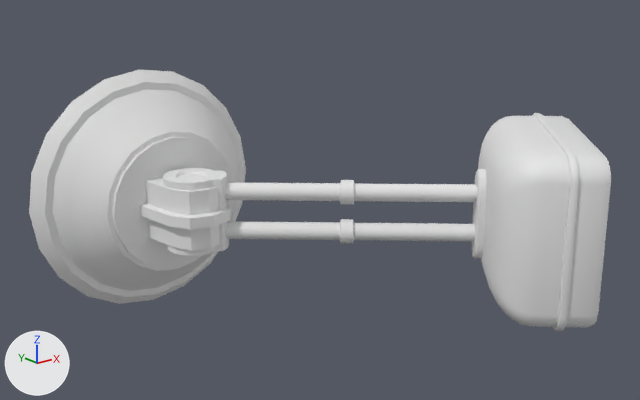
Two versions of the FBX model Assets/Art/EnviroAssets/LivingRoom/pantallaTasques/pantalla tasques.fbx, one commit apart.
One viewpoint serves both versions: a 50 mm camera at (-0.909, -1.003, 0.439) aimed at (-0.078, 0.035, 0.024). The axes (+X, +Y, +Z) are drawn at lower left. The lights are the same throughout. The first picture is the older version. Vertices at exactly the same position are counted once.
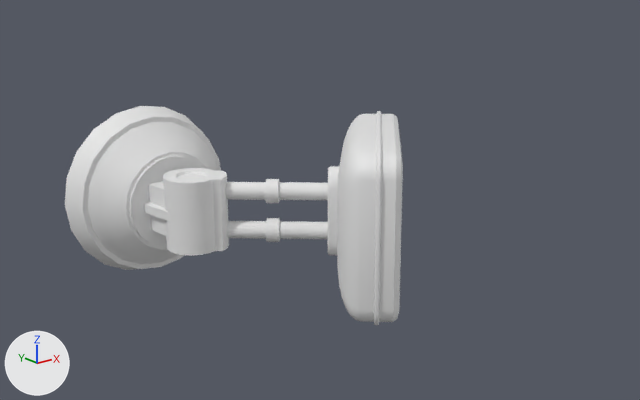
Where the change shows, as pixel boxes [x1, y1, x2, y2] in the pictures (640 x 400 px; the box of a moved part takes in the faces that stretch with it):
'Cube.003', reshaped (46% narrower)
    before: [163, 113, 611, 331]
    after: [163, 111, 403, 325]
'Cube.002', reshaped, rescaled (28% narrower, 30% shorter)
    before: [29, 69, 246, 304]
    after: [65, 106, 221, 270]
part 1 of me_cube_021, moved or reshaped
    before: [478, 113, 611, 331]
    after: [337, 111, 403, 325]
part 2 of me_cube_021, moved or reshaped
    before: [472, 169, 486, 259]
    after: [327, 166, 339, 255]
part 3 of me_cube_021, added
    after: [227, 218, 328, 242]
part 4 of me_cube_021, added
    after: [225, 179, 328, 203]
part 5 of me_cube_021, deleted
    before: [224, 180, 477, 243]

Diff of the bpy script that builds the scene:
```diff
--- a/Assets/Art/EnviroAssets/LivingRoom/pantallaTasques/pantalla tasques.fbx.py
+++ b/Assets/Art/EnviroAssets/LivingRoom/pantallaTasques/pantalla tasques.fbx.py
@@ me_cube_021 @@
 # used by ob_cube_003; location = (-0.224, 0.179, 0.054)
-me_cube_021.from_pydata(...)  # 884 vertices, 787 faces; spans x -0.044..0.568, y -0.521..0.044, z -0.186..0.082
+me_cube_021.from_pydata(...)  # 884 vertices, 787 faces; spans x -0.044..0.357, y -0.328..0.044, z -0.187..0.082
+# me_cube_021 part 1: the loose piece of 420 vertices spanning x 0.265..0.568, y -0.521..-0.206, z -0.186..0.082 is multiplied about its middle by the matrix ((0.785, 0.195, -0.001), (0.195, 0.823, 0.001), (-0.001, 0.001, 1.0)), then moved by (-0.193, 0.177, 0.0)
+# me_cube_021 part 2: the loose piece of 120 vertices spanning x 0.323..0.374, y -0.329..-0.275, z -0.128..0.019 is moved by (-0.172, 0.156, 0.0)
+# me_cube_021 part 3: a new loose piece of 96 vertices spanning x -0.011..0.183, y -0.154..0.017, z -0.106..-0.067
+# me_cube_021 part 4: a new loose piece of 96 vertices spanning x -0.012..0.18, y -0.152..0.018, z -0.041..-0.002
+# me_cube_021 part 5
+# 192 vertices are removed from x 0.016..0.353, y -0.302..-0.01, z -0.106..-0.002
+# 160 faces are deleted
@@ me_cube_020 @@
 # used by ob_cube_002; location = (-0.224, 0.252, -0.001)
-me_cube_020.from_pydata(...)  # 214 vertices, 183 faces; spans x -0.207..0.207, y -0.137..0.082, z -0.207..0.207
+me_cube_020.from_pydata(...)  # 214 vertices, 183 faces; spans x -0.179..0.179, y -0.137..0.105, z -0.18..0.178
+# me_cube_020 part 6: 160 of 214 vertices moved; they spanned x -0.207..0.207, y -0.02..0.082, z -0.207..0.207 and now span x -0.179..0.179, y -0.015..0.105, z -0.18..0.178; mean shift (0.0, 0.003, 0.0); largest move (0.0, 0.082, 0.207) -> (0.0, 0.105, 0.178)
@@ ob_cube_002 @@
 ob_cube_002.location = (-0.224, 0.252, -0.001)
+ob_cube_002.scale = (0.817, 0.817, 0.817)
```
